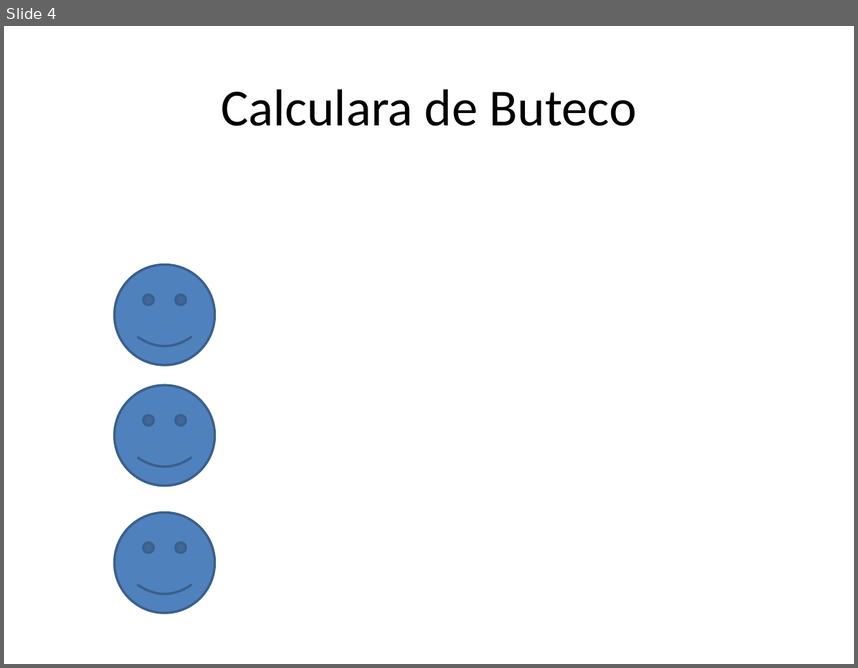
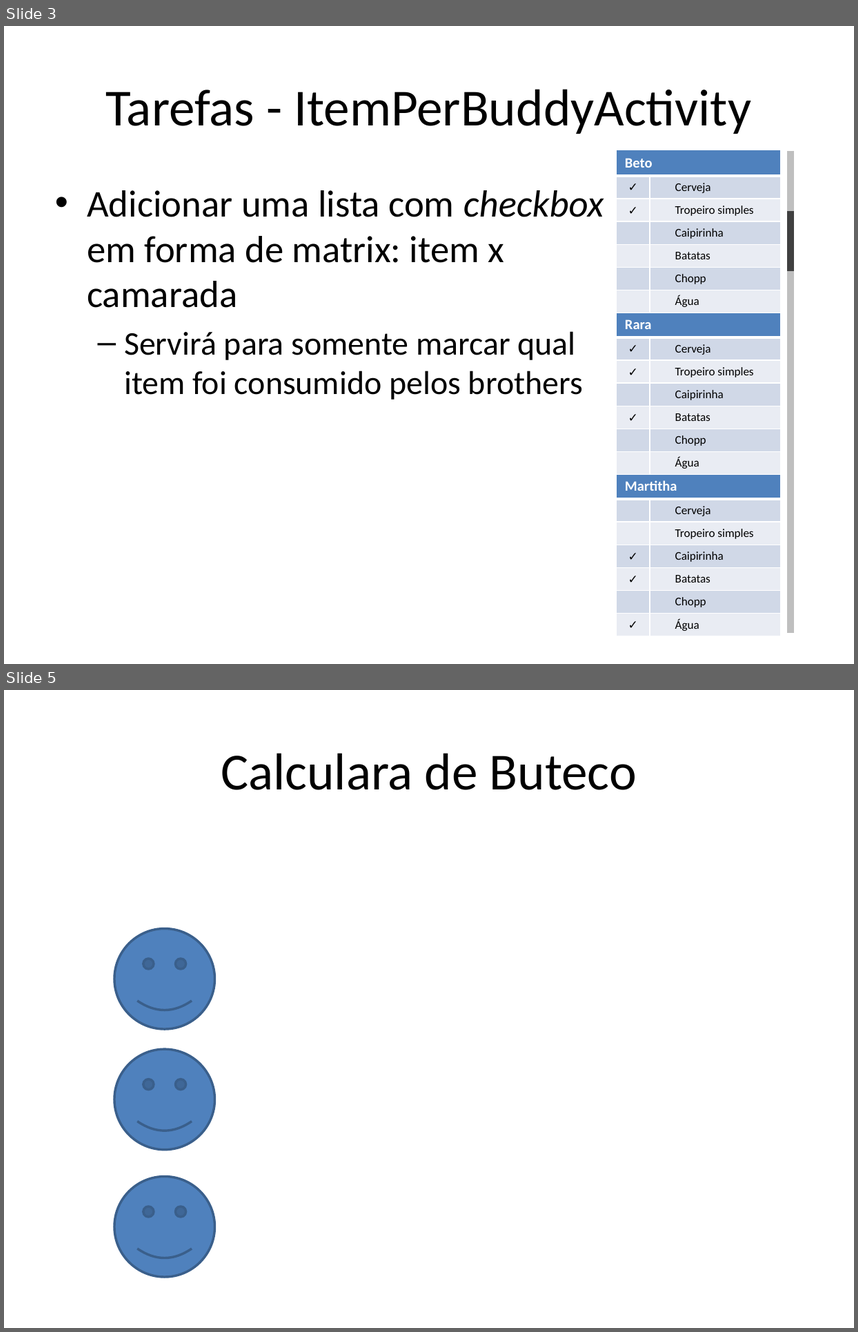
Before and after one commit to betito/proj-beto-rara, a slide deck: ButecoCalc/Calculadora de Buteco.pptx. Shown one above the other, each under a label of ours: slide 4 before the commit, slides 3 and 5 after it; the slides between them are not shown. The pictures are 858x668 and 858x1332 pixels, drawn with LibreOffice and Linux fonts; fonts in the diff are those of the drawing. Boxes give left, top, right and bottom in pixels: in the first picture for what was removed or moved away, otherwise in the second. Text is boxed around its words. In the diff, an @@ line names an element or a change of style, - is before the commit and + after.

Commit message:
Nova forma de fazer a amarração entre Items x Brother.

```diff
--- a/ButecoCalc/Calculadora de Buteco.pptx
+++ b/ButecoCalc/Calculadora de Buteco.pptx
@@ slide 3 added at box(4, 26, 854, 664), background #FFFFFF @@
@@ title added at box(105, 89, 751, 134), 44 pt, text #000000 @@
+Tarefas - ItemPerBuddyActivity
@@ table added at box(616, 150, 780, 312), 7 rows, 2 columns @@
+Beto | 
+✓ | Cerveja
+✓ | Tropeiro simples
+ | Caipirinha
+ | Batatas
+ | Chopp
+ | Água
@@ line added from (791, 151) to (791, 633), #BFBFBF 5.5 pt @@
@@ text added at box(87, 190, 604, 399), 32 pt, text #000000 @@
+• Adicionar uma lista com checkbox em forma de matrix: item x camarada
+  – Servirá para somente marcar qual item foi consumido pelos brothers
@@ line added from (791, 212) to (791, 271), #404040 5.5 pt @@
@@ table added at box(616, 312, 780, 473), 7 rows, 2 columns @@
+Rara | 
+✓ | Cerveja
+✓ | Tropeiro simples
+ | Caipirinha
+✓ | Batatas
+ | Chopp
+ | Água
@@ table added at box(616, 473, 780, 635), 7 rows, 2 columns @@
+Martitha | 
+ | Cerveja
+ | Tropeiro simples
+✓ | Caipirinha
+✓ | Batatas
+ | Chopp
+✓ | Água
@@ what was slide 4 is now slide 5 @@
```
Also in this commit, not shown: 1 slide changed.
